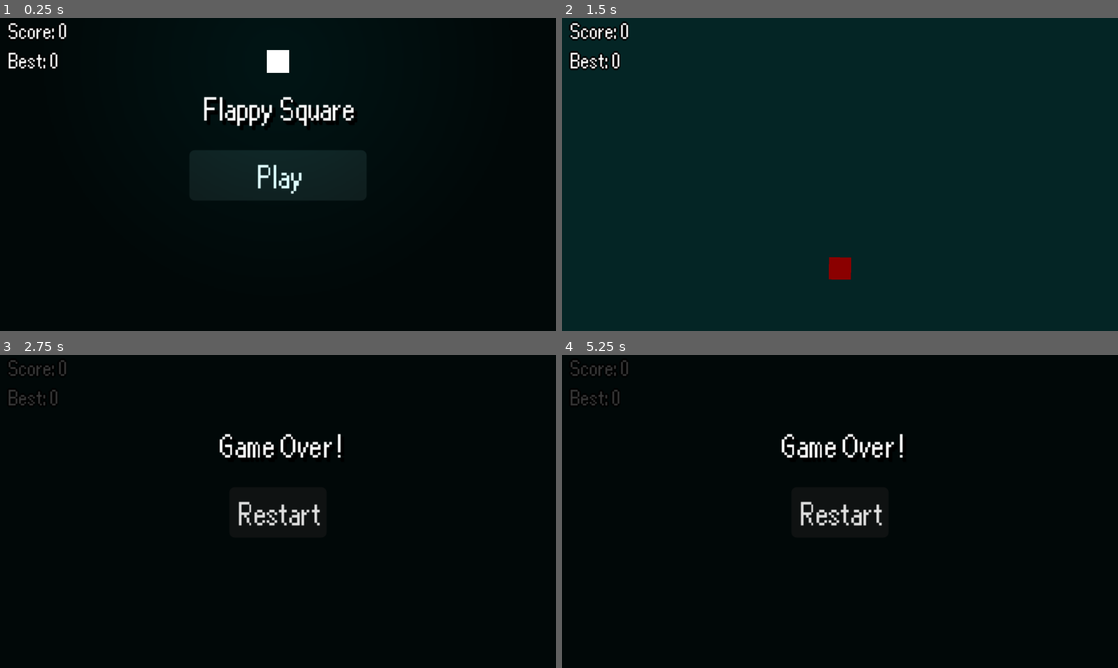
Above: before the commit, frames 1-4 (two rows, left to right).
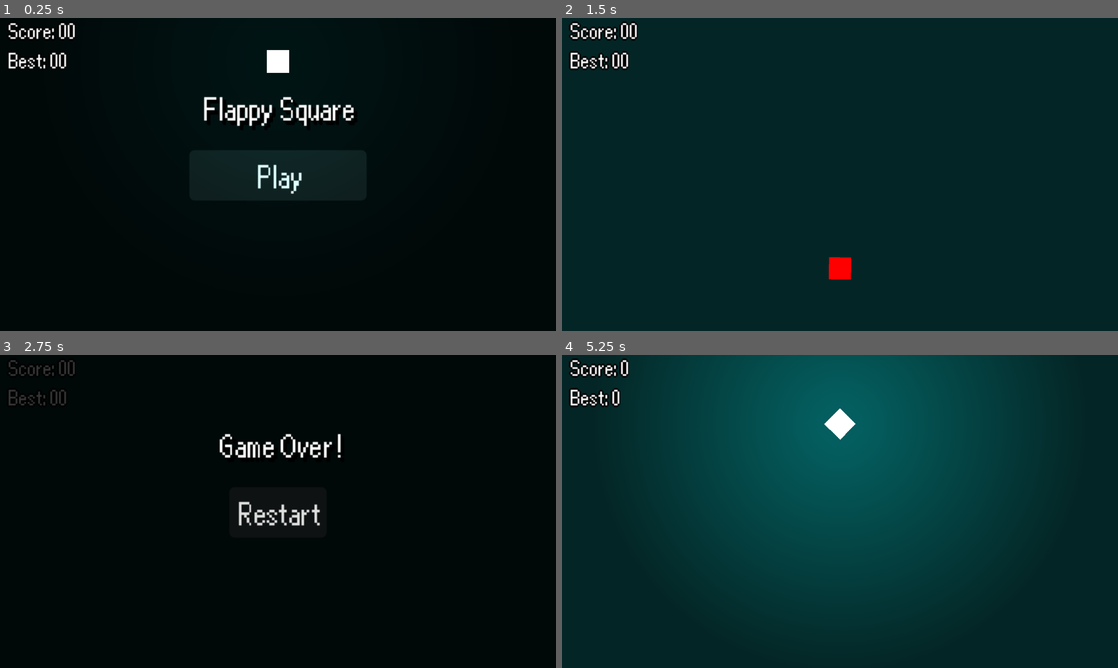
Above: after the commit, the same moments.

Repository: Nabil080/flappy-square
Game: Godot game, scene res://core/game.tscn
Same seed, same stepped clock (60 frames per second), same inputs: the game is played once before the commit and once after it.
Inputs (mouse positions are in pixels of both pictures, inside the frame that each line leads up to):
- Up to frame 1 (0.25 s): no input
- Up to frame 2 (1.5 s): click "Play" at 0.5 s
- Up to frame 3 (2.75 s): tap Space (flap) at 1.52, 1.82, 2.27, 2.57 s
- Up to frame 4 (5.25 s): click "Restart" at 2.75 s; click (840, 511) at 3.5 s, where only the run before the commit has a clickable "Play"; click (840, 511) at 5 s, where only the run after the commit has a clickable "Restart"

The runs differ from the first frame. In frame 1, 0.1% of the frame differs, in the area x 10-14%, y 1-17%; in frame 2, 0.4%; in frame 3, less than 0.1%; in frame 4, 100%, in the area x 0-100%, y 0-100%.

Commit message:
main menu

Diff:
--- a/UI/game_over_menu.gd
+++ b/UI/game_over_menu.gd
@@ -1,5 +1,6 @@
 extends Control
 
+signal game_restarted
+
 func _on_button_pressed() -> void:
-	get_tree().paused = false
-	get_tree().reload_current_scene()
+	game_restarted.emit()
--- a/UI/starting_menu.gd
+++ b/UI/starting_menu.gd
@@ -5,6 +5,7 @@
 	get_tree().paused = true
 
 func _on_button_pressed() -> void:
+	Music.play()
 	get_tree().paused = false
 	hide()
 	$"../../Player".is_playing = true
--- a/core/audio_stream_player.tscn
+++ /dev/null
@@ -1,8 +0,0 @@
-[gd_scene load_steps=2 format=3 uid="uid://cmfs6diqsuvjl"]
-
-[ext_resource type="AudioStream" uid="uid://dgnu41onv7bv0" path="res://assets/bird-chipping-426107.mp3" id="1_on4mm"]
-
-[node name="AudioStreamPlayer" type="AudioStreamPlayer"]
-process_mode = 3
-stream = ExtResource("1_on4mm")
-autoplay = true
--- a/core/game.gd
+++ b/core/game.gd
@@ -5,15 +5,21 @@
 @onready var game_over_sound: AudioStreamPlayer = $GameOverSound
 @onready var game_over_menu: Control = $UI/GameOverMenu
 @onready var score_label: Label = $UI/Score
+@onready var player: Player = $Player
+@onready var pipe_manager: Node2D = $PipeManager
+
 var score := 0
 var best_score := 0
 
 
 func _ready() -> void:
 	_load_data()
+
+func _reset_game():
+	score = 0
+	pipe_manager.reset()
+	player.reset()
 	_update_ui()
-	get_tree().paused = true
-
 
 func _on_player_is_dead() -> void:
 	game_over_sound.play()
@@ -62,3 +68,10 @@
 		best_score = result["best_score"]
 	else:
 		best_score = 0
+
+
+func _on_game_over_menu_game_restarted() -> void:
+	_reset_game()
+	game_over_menu.hide()
+	get_tree().paused = false
+	player.is_playing = true
--- a/core/game.tscn
+++ b/core/game.tscn
@@ -89,6 +89,7 @@
 process_mode = 3
 stream = ExtResource("6_cjuek")
 
+[connection signal="game_restarted" from="UI/GameOverMenu" to="." method="_on_game_over_menu_game_restarted"]
 [connection signal="is_dead" from="Player" to="." method="_on_player_is_dead"]
 [connection signal="player_entered" from="PipeManager" to="." method="_on_pipe_manager_player_entered"]
 [connection signal="area_entered" from="PipeManager/DestroyArea" to="PipeManager" method="_on_destroy_area_area_entered"]
--- /dev/null
+++ b/core/music.tscn
@@ -0,0 +1,7 @@
+[gd_scene load_steps=2 format=3 uid="uid://cmfs6diqsuvjl"]
+
+[ext_resource type="AudioStream" uid="uid://dgnu41onv7bv0" path="res://assets/bird-chipping-426107.mp3" id="1_w6wps"]
+
+[node name="Music" type="AudioStreamPlayer"]
+process_mode = 3
+stream = ExtResource("1_w6wps")
--- a/core/pipe_manager.gd
+++ b/core/pipe_manager.gd
@@ -10,10 +10,12 @@
 @onready var game: Node2D = $".."
 
 var pool: Array[Pipes] = []      # inactive pipe pool
-var active_pipes: Array[Pipes] = [] # pipes currently in play
 
 func _ready() -> void:
 	_spawn_loop()
+
+func reset():
+	for pipes in get_tree().get_nodes_in_group("pipes"): pipes.free()
 
 func _spawn_loop() -> void:
 	while true:
--- a/entities/player.gd
+++ b/entities/player.gd
@@ -4,12 +4,30 @@
 signal is_dead
 
 @onready var audio_stream_player: AudioStreamPlayer = $AudioStreamPlayer
+@onready var mesh_instance_2d: MeshInstance2D = $MeshInstance2D
+@onready var point_light_2d: PointLight2D = $PointLight2D
+@onready var collision_shape_2d: CollisionShape2D = $CollisionShape2D
 
 @export var GRAVITY := 800.0
 @export var FLAP_STRENGTH := 225.0
 
-var is_playing := false
-var should_fall := false
+var is_playing : bool
+var should_fall : bool
+
+var STARTING_POSITION : Vector2
+
+func _ready() -> void:
+	STARTING_POSITION = global_position
+	reset()
+
+func reset():
+	global_position = STARTING_POSITION
+	is_playing = false
+	should_fall = false
+	velocity = Vector2.ZERO
+	mesh_instance_2d.modulate = Color.WHITE
+	collision_shape_2d.disabled = false
+	point_light_2d.enabled = true
 
 func _physics_process(delta):
 	# Apply GRAVITY
@@ -36,12 +54,13 @@
 
 func _manage_collision(collision: KinematicCollision2D):
 	if collision.get_collider().is_in_group("enemy"):
-		$MeshInstance2D.modulate = Color.DARK_RED
-		$CollisionShape2D.disabled = true
-		$PointLight2D.enabled = false
-		velocity.y = -FLAP_STRENGTH
+		print("Player died")
+		mesh_instance_2d.modulate = Color.RED
+		collision_shape_2d.disabled = true
+		point_light_2d.enabled = false
 		is_playing = false
 		should_fall = true
+		velocity.y = -FLAP_STRENGTH
 		is_dead.emit()
 
 
--- a/project.godot
+++ b/project.godot
@@ -17,7 +17,7 @@
 
 [autoload]
 
-GlobalAudioStreamPlayer="*res://core/audio_stream_player.tscn"
+Music="*res://core/music.tscn"
 Globals="*res://core/globals.gd"
 
 [display]
